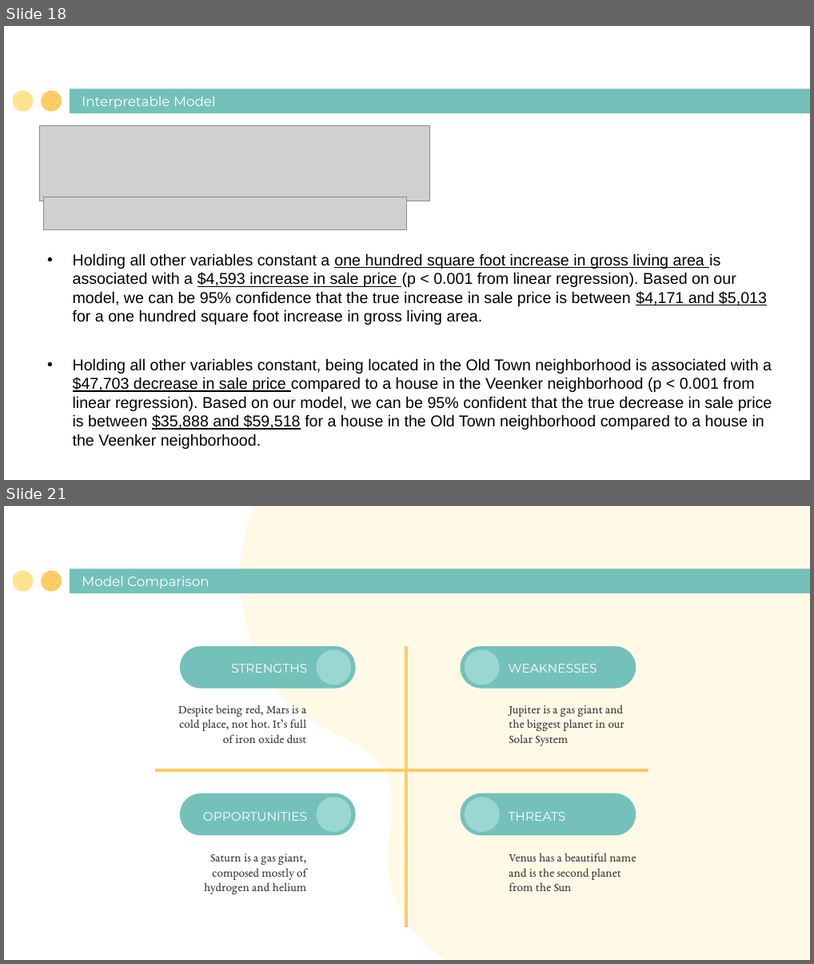
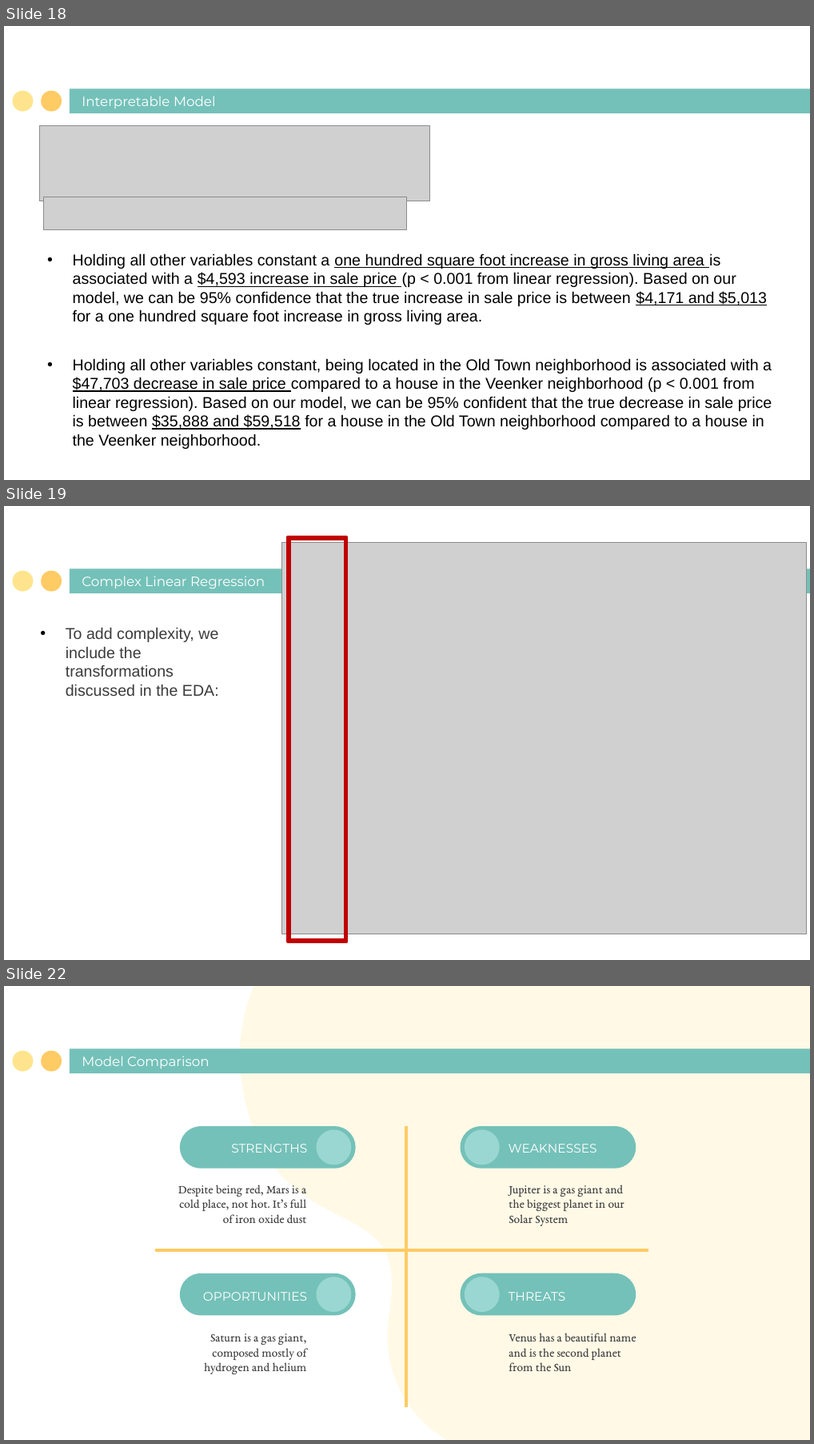
Before and after one commit to NickSager/DS_6372_Ames2, a slide deck: MSDS 6372 Project 1.pptx. Shown one above the other, each under a label of ours: slides 18 and 21 before the commit, slides 18, 19 and 22 after it; the slides between them are not shown. The pictures are 814x964 and 814x1444 pixels, drawn with LibreOffice and Linux fonts; fonts in the diff are those of the drawing; grey boxes stand for pictures. Boxes give left, top, right and bottom in pixels: in the first picture for what was removed or moved away, otherwise in the second. Text is boxed around its words. In the diff, an @@ line names an element or a change of style, - is before the commit and + after.

```diff
--- a/MSDS 6372 Project 1.pptx
+++ b/MSDS 6372 Project 1.pptx
@@ slide 19 added at (4,506,810,960), background #FFFFFF; not listed: 3 template elements that a slide beside it also shows @@
@@ picture added at (282,542,806,933) @@
@@ frame added at (288,536,347,940), fill #C00000, outline #C00000 2 pt @@
@@ title added at (82,576,265,589), 12 pt, text #FFFFFF @@
+Complex Linear Regression
@@ text added at (66,627,219,696), 14 pt, text #3B3B3B @@
+• To add complexity, we include the transformations discussed in the EDA:
@@ what was slide 21 is now slide 22 @@
```
Also in this commit, not shown: 2 other slides added, 2 slides removed, 2 other files.
